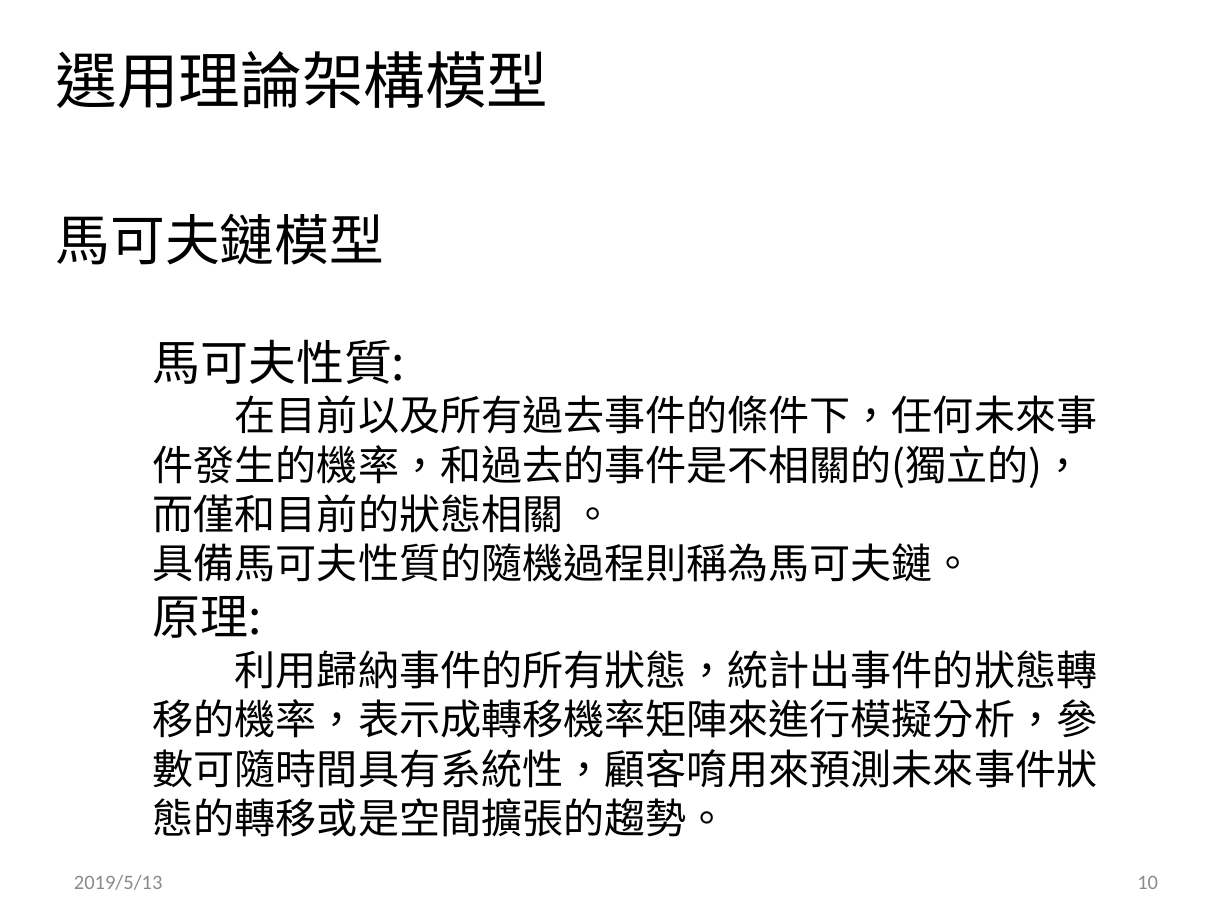
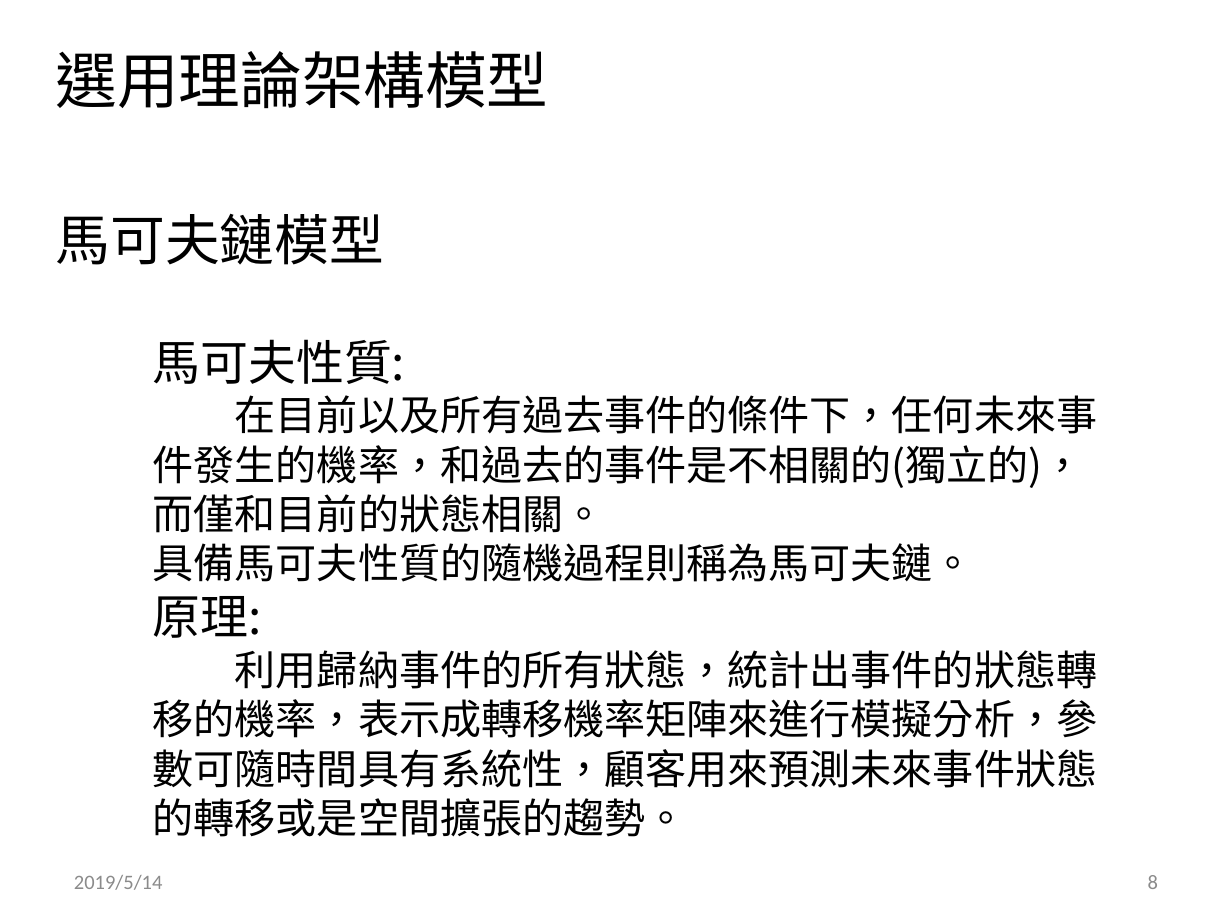
Before and after one commit to ray0814/POST_BigData, a slide deck: slide 8 of 141474_bigdata最後希望_分析方案說明書.pptx (slide 10 before the commit). Drawn at 1232x924 pixels with LibreOffice and Linux fonts; fonts in the diff are those of the drawing; background and template pictures are left out. Boxes give left, top, right and bottom in pixels: in the first picture for what was removed or moved away, otherwise in the second. Text is boxed around its words. In the diff, an @@ line names an element or a change of style, - is before the commit and + after.

Commit message:
update ppt

```diff
--- a/141474_bigdata最後希望_分析方案說明書.pptx
+++ b/141474_bigdata最後希望_分析方案說明書.pptx
@@ text at (x1=153, y1=395, x2=1097, y2=533): spaces changed @@
-在目前以及所有過去事件的條件下，任何未來事件發生的機率，和過去的事件是不相關的(獨立的)，而僅和目前的狀態相關 。
+在目前以及所有過去事件的條件下，任何未來事件發生的機率，和過去的事件是不相關的(獨立的)，而僅和目前的狀態相關。
@@ text at (x1=153, y1=650, x2=1098, y2=837): text changed @@
-利用歸納事件的所有狀態，統計出事件的狀態轉移的機率，表示成轉移機率矩陣來進行模擬分析，參數可隨時間具有系統性，顧客唷用來預測未來事件狀態的轉移或是空間擴張的趨勢。
+利用歸納事件的所有狀態，統計出事件的狀態轉移的機率，表示成轉移機率矩陣來進行模擬分析，參數可隨時間具有系統性，顧客用來預測未來事件狀態的轉移或是空間擴張的趨勢。
@@ text at (x1=74, y1=875, x2=163, y2=890): text changed @@
-2019/5/13
+2019/5/14
@@ page number at (x1=1148, y1=875, x2=1158, y2=889): text changed @@
-10
+8
```
Also in this commit, not shown: 9 other slides changed, 8 slides added, 4 slides removed, 2 other files.
